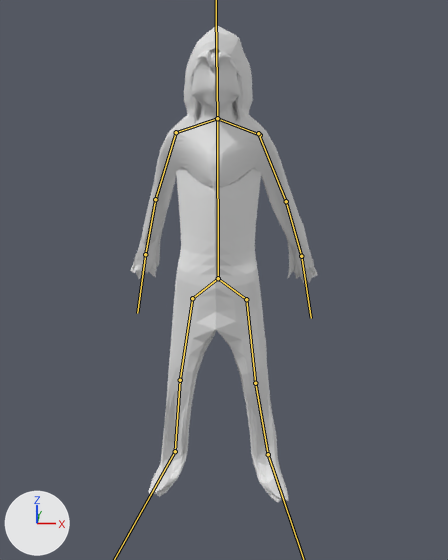
Renders of the Blender file Mi Juego/Assets/Objetos/finalUltimo.blend from each side of a commit.
Camera for both pictures: a 50 mm lens placed at (1.18, -8.87, 1.85), pointed at (0.52, 0.42, -1.62). The lights are fixed; the arrows at lower left show +X, +Y and +Z. The bones that bend it are drawn over the model as lines.
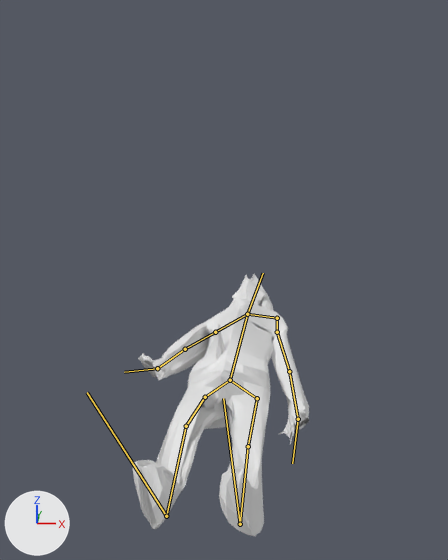
The newer file adds an action. The first version stands in its rest pose; the second is drawn at frame 24 of the action 'accionMuerte'.

The edits, one by one:
Bone 'Bone' (bone_bone) moves from (0.0, 0.0, 0.0) to (0.2, -1.76, 0.12).
Bone 'Bone' (bone_bone) turns from (0, 0, 0) to (-87, -5, 6) degrees about its own x, y and z.
Bone 'Bone.003' (bone_bone_003) turns from (0, 0, 0) to (14, 19, -8) degrees about its own x, y and z.
Bone 'Bone.007' (bone_bone_007) turns from (0, 0, 0) to (33, 7, 26) degrees about its own x, y and z.
Bone 'Bone.008' (bone_bone_008) turns from (0, 0, 0) to (-3, -1, -2) degrees about its own x, y and z.
Bone 'Bone.019' (bone_bone_019) turns from (0, 0, 0) to (14, -2, 0) degrees about its own x, y and z.
Bone 'Bone.010' (bone_bone_010) moves from (0.0, 0.0, 0.0) to (-0.92, 1.0, -1.15).
Bone 'Bone.011' (bone_bone_011) turns from (0, 0, 0) to (103, -1, 17) degrees about its own x, y and z.
Bone 'Bone.012' (bone_bone_012) turns from (0, 0, 0) to (-3, 4, 1) degrees about its own x, y and z.
Bone 'Bone.013' (bone_bone_013) turns from (0, 0, 0) to (14, 19, 21) degrees about its own x, y and z.
Bone 'Bone.014' (bone_bone_014) moves from (0.0, 0.0, 0.0) to (0.86, 1.24, -0.93).
Bone 'Bone.015' (bone_bone_015) turns from (0, 0, 0) to (93, 9, -6) degrees about its own x, y and z.
Bone 'Bone.016' (bone_bone_016) turns from (0, 0, 0) to (16, 4, 1) degrees about its own x, y and z.
Bone 'Bone.017' (bone_bone_017) turns from (0, 0, 0) to (7, -25, -15) degrees about its own x, y and z.

Location of each change, (x1, y1, x2, y2) in pixels of the pictures (448 x 560 px):
'Cube', posed (6% narrower, 45% shorter)
    before: (130, 26, 318, 502)
    after: (133, 274, 309, 536)
bone 'Bone', root to tip
    before: (218, 278) to (217, 118)
    after: (230, 380) to (247, 314)
bone 'Bone.003', root to tip
    before: (258, 133) to (286, 201)
    after: (277, 332) to (289, 371)
bone 'Bone.007', root to tip
    before: (176, 132) to (155, 199)
    after: (215, 332) to (185, 349)
bone 'Bone.008', root to tip
    before: (155, 199) to (145, 254)
    after: (185, 349) to (157, 368)
bone 'Bone.010', root to tip
    before: (218, 278) to (192, 298)
    after: (230, 380) to (205, 397)
bone 'Bone.011', root to tip
    before: (192, 298) to (180, 380)
    after: (205, 397) to (186, 426)
bone 'Bone.012', root to tip
    before: (180, 380) to (175, 451)
    after: (186, 426) to (166, 516)
bone 'Bone.014', root to tip
    before: (218, 278) to (246, 299)
    after: (230, 380) to (257, 398)
bone 'Bone.015', root to tip
    before: (246, 299) to (255, 383)
    after: (257, 398) to (248, 446)
bone 'Bone.016', root to tip
    before: (255, 383) to (268, 454)
    after: (248, 446) to (240, 524)
